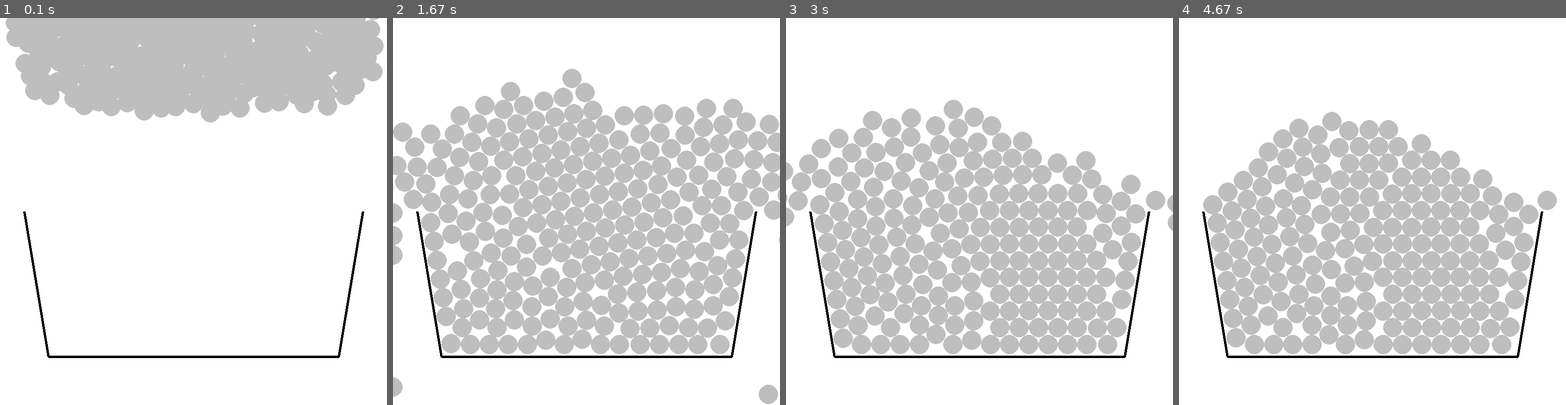
Above: before the commit, frames 1-4 (left to right).
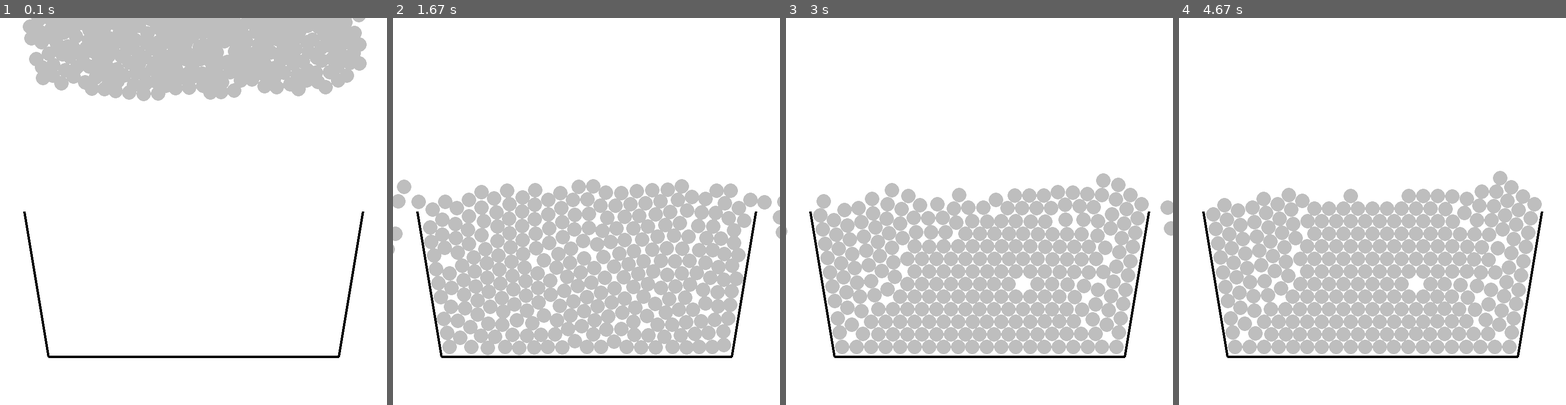
Above: after the commit, the same moments.

Repository: Alex-Epstein/Blueprint
Game: pygame game, started from free_fall_sim.py
The game is run twice, just before and just after one commit, with the same random seed, the same clock (stepped at 60 frames per second) and the same inputs.
Inputs:
- Up to frame 1 (0.1 s): no input
- Up to frame 2 (1.67 s): no input
- Up to frame 3 (3 s): no input
- Up to frame 4 (4.67 s): no input

The runs differ from the first frame. In frame 1, 5.9% of the frame differs, in the area x 1-100%, y 0-27%; in frame 2, 28%, in the area x 0-100%, y 13-100%; in frame 3, 21%; in frame 4, 18%.

Commit message:
Parameter changes

Diff:
--- a/free_fall_sim.py
+++ b/free_fall_sim.py
@@ -64,7 +64,7 @@
 def scatter(num_circles=100):
     circles = []
     for _ in range(num_circles):
-        circles.append(create_circle(space, 1, 10, random.randint(100, 700), random.randint(0, 100), 20, False))
+        circles.append(create_circle(space, 1, 10, random.randint(100, 700), random.randint(0, 100), 15, False))
     bounds = []
     bounds.append(create_bound(space, 100, 700, 700, 700, 5))
     bounds.append(create_bound(space, 50, 400, 100, 700, 5))
--- a/projectile_motion_sim.py
+++ b/projectile_motion_sim.py
@@ -34,7 +34,7 @@
                 pygame.quit()
                 sys.exit()
             if event.type == pygame.KEYDOWN and event.key == pygame.K_SPACE:
-                for _ in range(100):
+                for _ in range(5):
                     circles.append(create_projectile(space, x=random.randint(0, width), y=random.randint(0, height), v_x=random.randint(0, 100), v_y=-random.randint(0, 200), radius=10))
 
         screen.fill((255, 255, 255))
